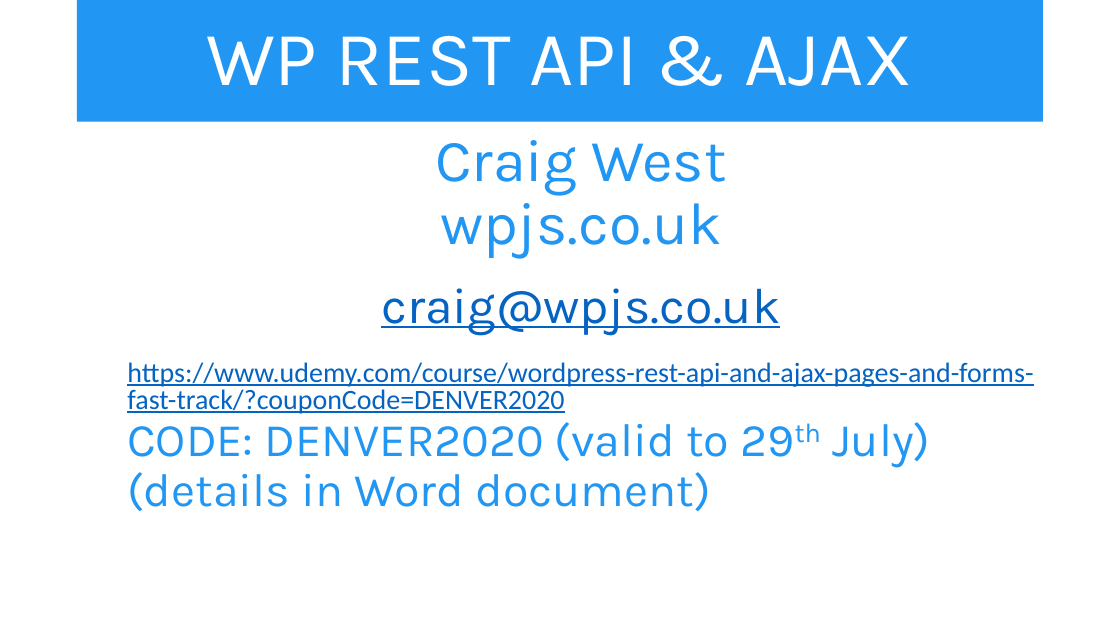
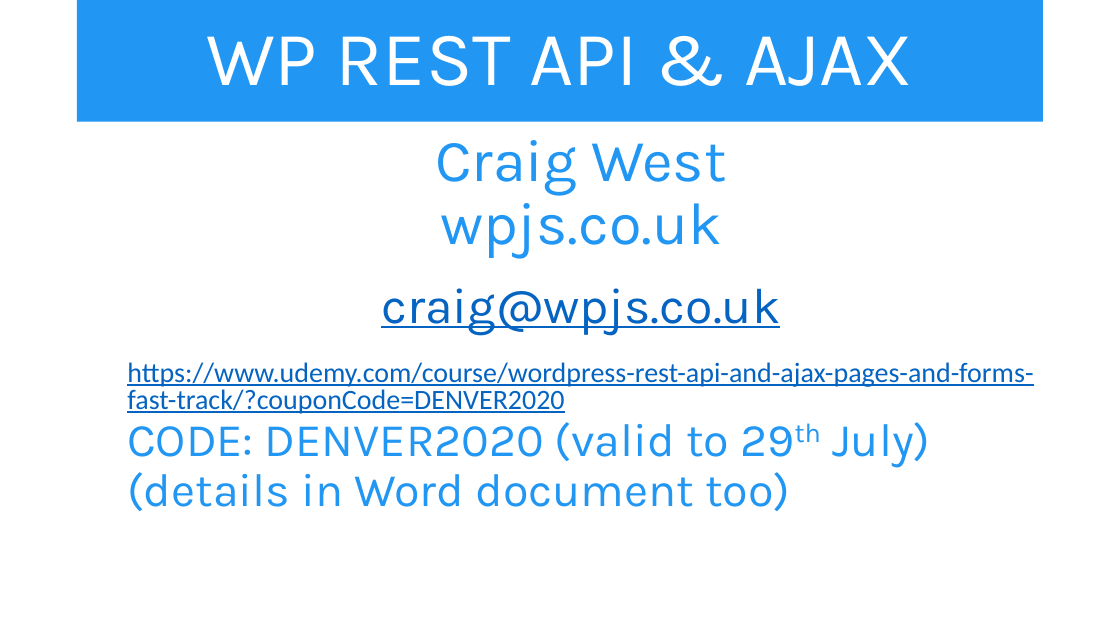
Before and after one commit to iwswordpress/rest, a slide deck: slide 20 of rest-api-workshop.pptx. Drawn at 1120x630 pixels with LibreOffice and Linux fonts; fonts in the diff are those of the drawing. Boxes give left, top, right and bottom in pixels: in the first picture for what was removed or moved away, otherwise in the second. Text is boxed around its words. In the diff, an @@ line names an element or a change of style, - is before the commit and + after.

```diff
--- a/rest-api-workshop.pptx
+++ b/rest-api-workshop.pptx
@@ text at <box>127,472,790,511</box>: text changed @@
-  (details in Word document)
+  (details in Word document too)
```
Also in this commit, not shown: 5 other slides changed, 2 other files.
